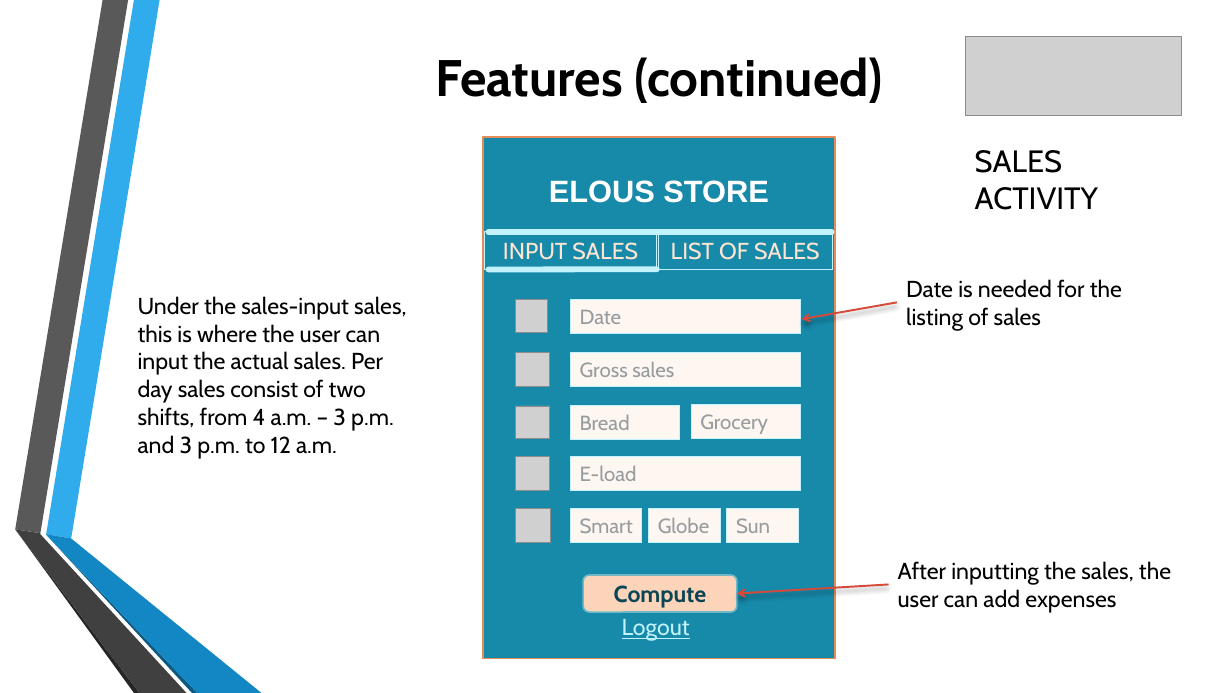
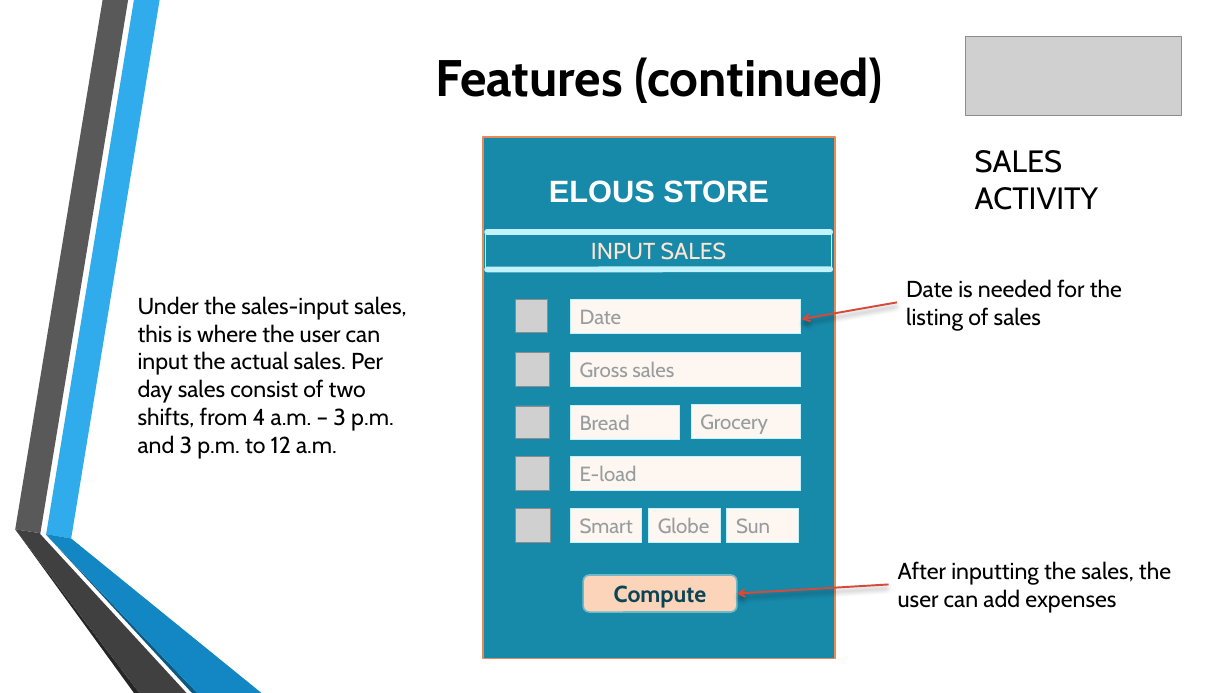
Before and after one commit to jgtadeo/Project--MOBAPPL, a slide deck: slide 9 of Mobile Application.pptx. Drawn at 1232x693 pixels with LibreOffice and Linux fonts; fonts in the diff are those of the drawing; grey boxes stand for pictures; background and template pictures are left out. Boxes give left, top, right and bottom in pixels: in the first picture for what was removed or moved away, otherwise in the second. Text is boxed around its words. In the diff, an @@ line names an element or a change of style, - is before the commit and + after.

```diff
--- a/Mobile Application.pptx
+++ b/Mobile Application.pptx
@@ rectangle "INPUT SALES": place and size @@
-rectangle "INPUT SALES" at [484, 232, 657, 269]
+rectangle "INPUT SALES" at [485, 232, 832, 269]
@@ rectangle removed at [658, 232, 832, 269] @@
-LIST OF SALES
@@ line moved from (489, 270) - (657, 269) to (487, 270) - (831, 269) @@
@@ text removed at [622, 619, 690, 641] @@
-Logout
```
Also in this commit, not shown: 8 other slides changed, 2 slides added.
